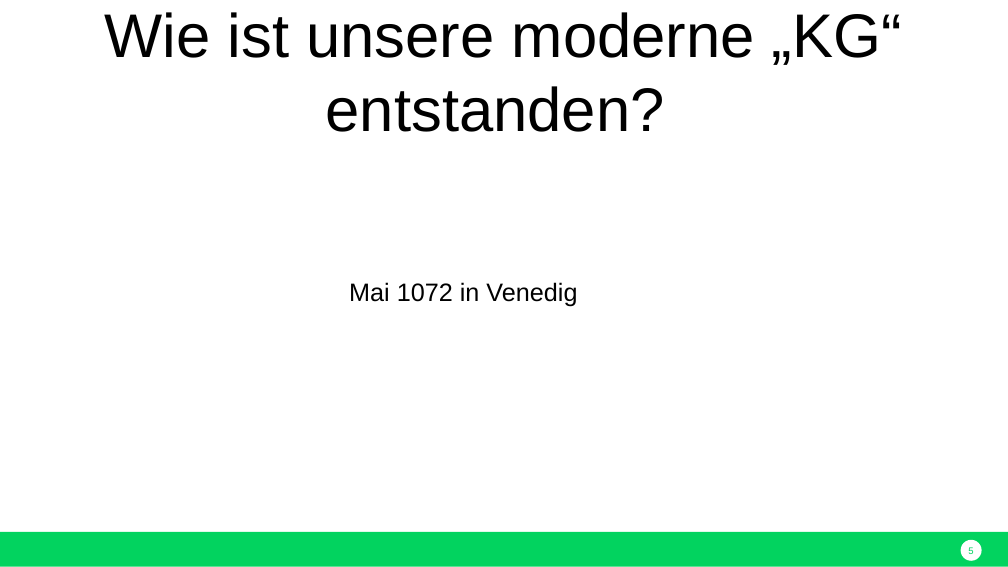
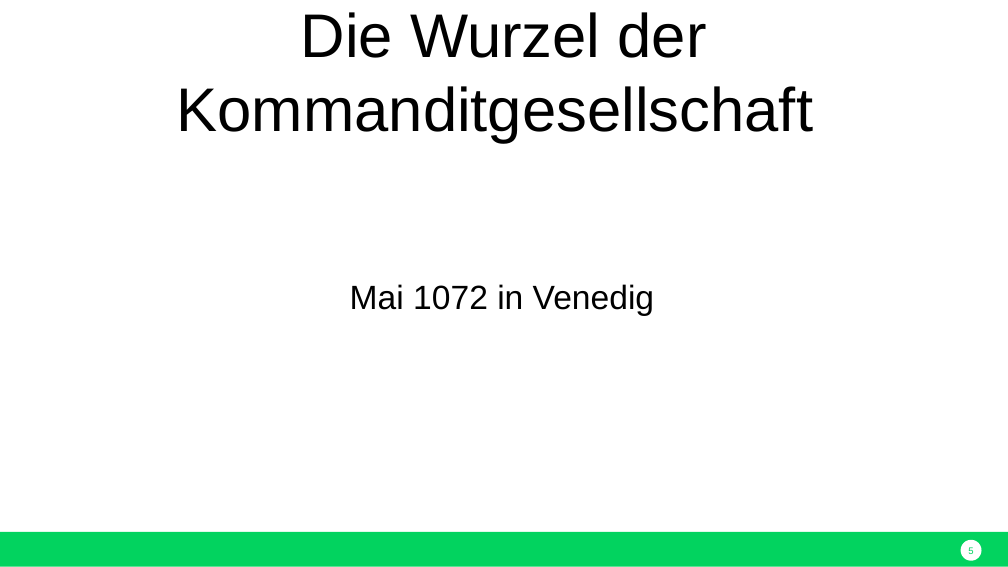
Before and after one commit to nodeg/exercises, a slide deck: slide 5 of Referat_BWP_KG_eugen.pptx. Drawn at 1008x567 pixels with LibreOffice and Linux fonts; fonts in the diff are those of the drawing. Boxes give left, top, right and bottom in pixels: in the first picture for what was removed or moved away, otherwise in the second. Text is boxed around its words. In the diff, an @@ line names an element or a change of style, - is before the commit and + after.

```diff
--- a/Referat_BWP_KG_eugen.pptx
+++ b/Referat_BWP_KG_eugen.pptx
@@ text at [177, 12, 813, 143]: text changed @@
-Wie ist unsere moderne „KG“ entstanden?
+Die Wurzel der Kommanditgesellschaft
@@ text "Mai 1072 in Venedig" at [350, 284, 654, 316]: size 18 to 24 pt @@
```
Also in this commit, not shown: 3 other slides changed.
